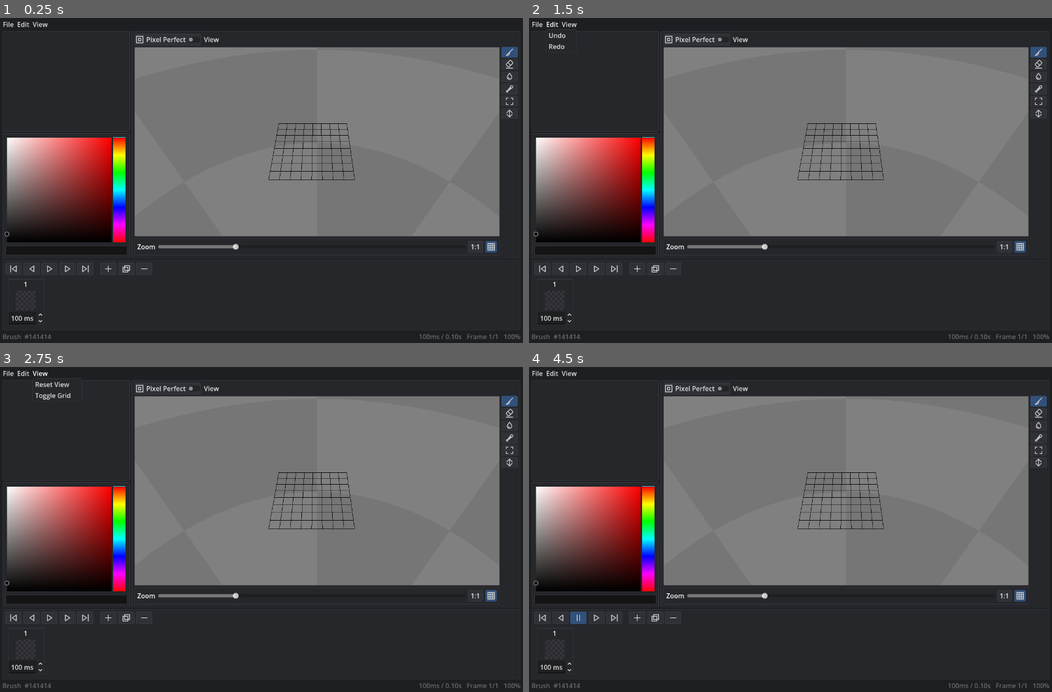
Above: before the commit, frames 1-4 (two rows, left to right).
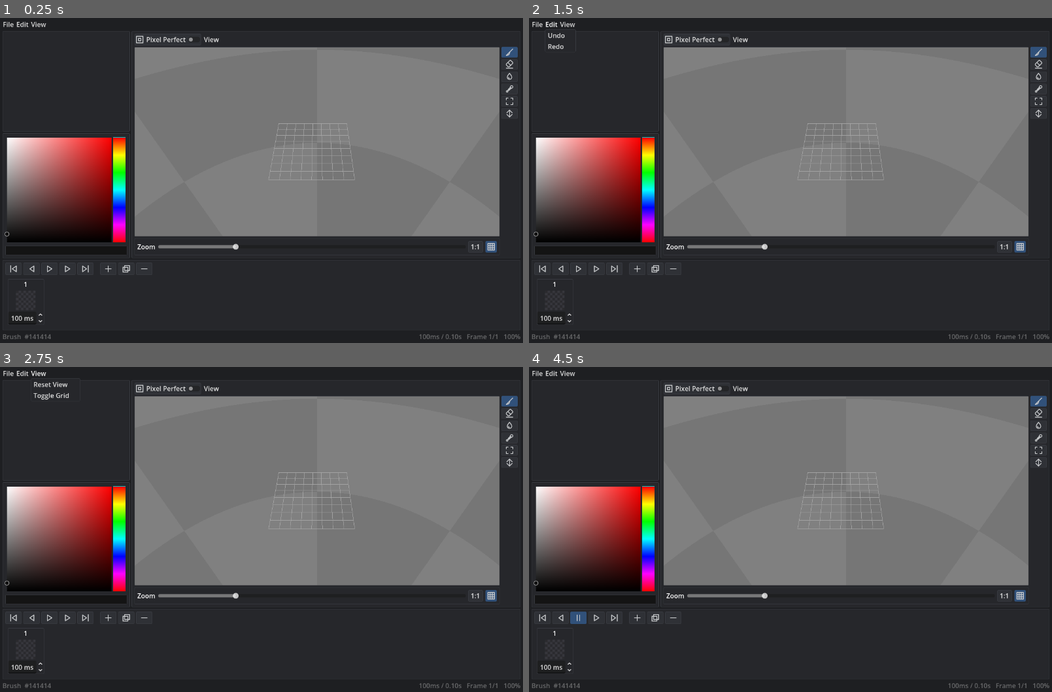
Above: after the commit, the same moments.

Repository: LeonardMeagher2/LVE
Game: Godot game, scene res://ui/main.tscn
The game is run twice, just before and just after one commit, with the same random seed, the same clock (stepped at 60 frames per second) and the same inputs.
Inputs (mouse positions are in pixels of both pictures, inside the frame that each line leads up to):
- Up to frame 1 (0.25 s): no input
- Up to frame 2 (1.5 s): click "File" at 0.5 s; click "Edit" at 1.25 s
- Up to frame 3 (2.75 s): click "View" at 2 s
- Up to frame 4 (4.5 s): click (544, 617) at 2.75 s; click (544, 617) at 3.5 s; click (576, 617) at 4.25 s

The runs differ from the first frame. In frame 1, 0.5% of the frame differs, in the area x 3-68%, y 1-50%; in frame 2, 0.6%; in frame 3, 0.7%; in frame 4, 0.5%.
Error before the commit: Invalid access to property or key 'zoom_changed' on a base object of type 'null instance'. (res://viewport/editor_viewport.gd:19)

Commit message:
Complete UI layout: add unique_name_in_owner to viewport and menu bar
- viewport.tscn: Add unique_name_in_owner to all Editor children (CameraRig, Grid, ToolLayer, Selection, Playback, Voxels), change grid color to lighter gray
- menu_bar.tscn: Add UID, unique_name_in_owner to MenuBar and MenuButtons, remove MenuSpacer
- viewport_container.gd: Use %Editor unique_name_in_owner reference

Diff:
--- a/ui/menu_bar.tscn
+++ b/ui/menu_bar.tscn
@@ -1,13 +1,12 @@
-[gd_scene format=3]
+[gd_scene format=3 uid="uid://cxl7nkbr4j8gv"]
 
-[ext_resource type="Script" path="res://ui/menu_bar.gd" id="1_menu"]
+[ext_resource type="Script" uid="uid://ci8chd8as5ils" path="res://ui/menu_bar.gd" id="1_menu"]
 
-[node name="MenuBar" type="HBoxContainer"]
-layout_mode = 2
-theme_override_constants/separation = 6
+[node name="MenuBar" type="HBoxContainer" unique_id=1142549001]
 script = ExtResource("1_menu")
 
-[node name="File" type="MenuButton" parent="."]
+[node name="File" type="MenuButton" parent="." unique_id=584283784]
+unique_name_in_owner = true
 layout_mode = 2
 text = "File"
 item_count = 5
@@ -22,7 +21,7 @@
 popup/item_4/text = "Quit"
 popup/item_4/id = 4
 
-[node name="Edit" type="MenuButton" parent="."]
+[node name="Edit" type="MenuButton" parent="." unique_id=1673490502]
 layout_mode = 2
 text = "Edit"
 item_count = 2
@@ -31,7 +30,7 @@
 popup/item_1/text = "Redo"
 popup/item_1/id = 1
 
-[node name="View" type="MenuButton" parent="."]
+[node name="View" type="MenuButton" parent="." unique_id=404607315]
 layout_mode = 2
 text = "View"
 item_count = 2
@@ -39,7 +38,3 @@
 popup/item_0/id = 0
 popup/item_1/text = "Toggle Grid"
 popup/item_1/id = 1
-
-[node name="MenuSpacer" type="Control" parent="."]
-layout_mode = 2
-size_flags_horizontal = 3
--- a/viewport/viewport.tscn
+++ b/viewport/viewport.tscn
@@ -28,7 +28,7 @@
 [sub_resource type="StandardMaterial3D" id="StandardMaterial3D_grid"]
 depth_draw_mode = 2
 shading_mode = 0
-albedo_color = Color(0.07284262, 0.072842635, 0.072842605, 1)
+albedo_color = Color(0.65, 0.65, 0.65, 1)
 
 [sub_resource type="StandardMaterial3D" id="StandardMaterial3D_j71j0"]
 shading_mode = 0
@@ -71,6 +71,7 @@
 render_target_update_mode = 4
 
 [node name="Editor" type="Node3D" parent="Viewport" unique_id=1277093566]
+unique_name_in_owner = true
 script = ExtResource("1_viewport")
 
 [node name="WorldEnvironment" type="WorldEnvironment" parent="Viewport/Editor" unique_id=2001831858]
@@ -80,26 +81,32 @@
 shadow_enabled = true
 
 [node name="CameraRig" type="Node3D" parent="Viewport/Editor" unique_id=106959201]
+unique_name_in_owner = true
 script = ExtResource("3_camera")
 
 [node name="Camera3D" type="Camera3D" parent="Viewport/Editor/CameraRig" unique_id=1978355787]
 fov = 45.0
 
 [node name="Grid" type="MeshInstance3D" parent="Viewport/Editor" unique_id=1052101138]
+unique_name_in_owner = true
 material_override = SubResource("StandardMaterial3D_grid")
 script = ExtResource("5_grid")
 
 [node name="ToolLayer" type="Node3D" parent="Viewport/Editor" unique_id=1331444033]
+unique_name_in_owner = true
 
 [node name="Selection" type="MeshInstance3D" parent="Viewport/Editor" unique_id=205454810]
+unique_name_in_owner = true
 material_override = SubResource("StandardMaterial3D_j71j0")
 script = ExtResource("6_selection")
 
 [node name="Playback" type="Node3D" parent="Viewport/Editor" unique_id=1964093937]
+unique_name_in_owner = true
 script = ExtResource("7_playback")
 
 [node name="AnimationPlayer" type="AnimationPlayer" parent="Viewport/Editor/Playback" unique_id=1219488223]
 
 [node name="Voxels" type="MultiMeshInstance3D" parent="Viewport/Editor" unique_id=1816863498]
+unique_name_in_owner = true
 multimesh = SubResource("MultiMesh_voxels")
 script = ExtResource("4_voxels")
--- a/viewport/viewport_container.gd
+++ b/viewport/viewport_container.gd
@@ -4,7 +4,7 @@
 signal zoom_changed(percent: float)
 signal grid_changed(visible: bool)
 
-@onready var _vp: EditorViewport = $Viewport/Editor
+@onready var _vp: EditorViewport = %Editor
 
 
 func _ready() -> void:
